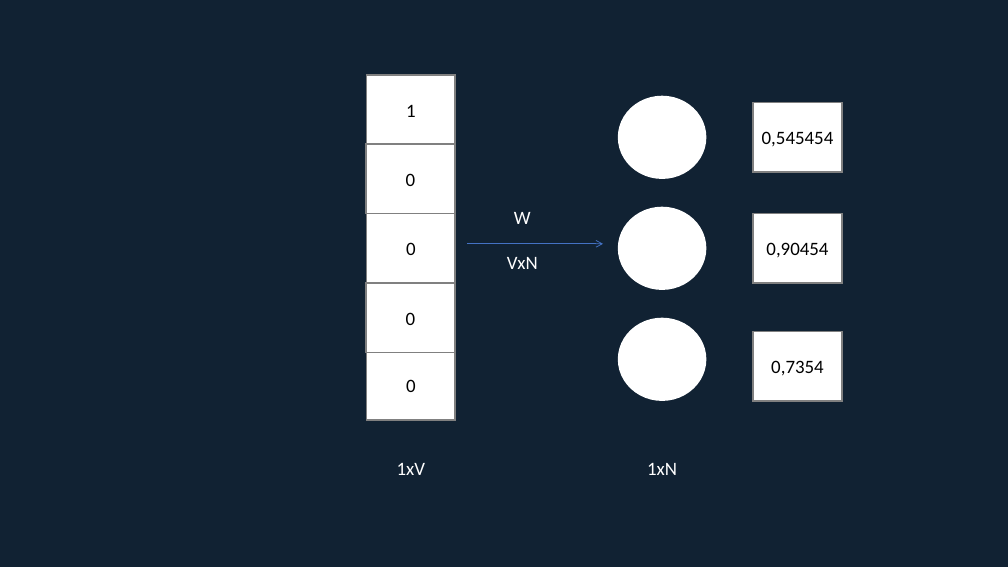
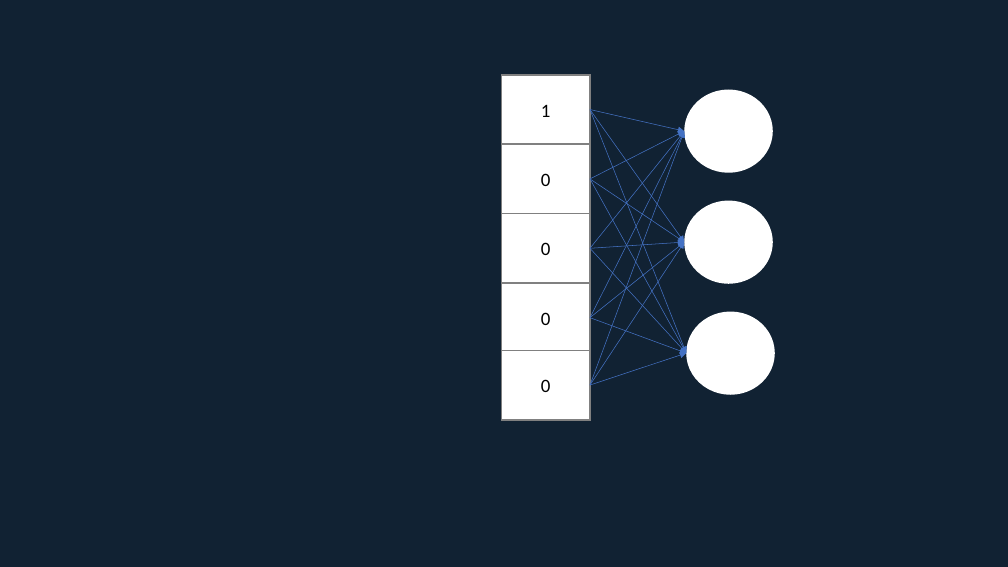
Before and after one commit to cfreemoser/talks, a slide deck: slide 11 of cem/img/vorlagen.pptx (slide 8 before the commit). Drawn at 1008x567 pixels with LibreOffice and Linux fonts; fonts in the diff are those of the drawing. Boxes give left, top, right and bottom in pixels: in the first picture for what was removed or moved away, otherwise in the second. Text is boxed around its words. In the diff, an @@ line names an element or a change of style, - is before the commit and + after.

```diff
--- a/cem/img/vorlagen.pptx
+++ b/cem/img/vorlagen.pptx
@@ 5 rectangles: place and size @@
-5 rectangles at (367, 75, 455, 420)
+5 rectangles at (501, 75, 590, 420)
@@ ellipse: place and size @@
-ellipse at (618, 96, 706, 179)
+ellipse at (684, 89, 773, 172)
@@ arrow added from (590, 110) to (684, 131), #4472C4 0.5 pt @@
@@ arrow added from (590, 110) to (684, 242), #4472C4 0.5 pt @@
@@ arrow added from (590, 110) to (687, 353), #4472C4 0.5 pt @@
@@ rectangle removed at (753, 103, 842, 172) @@
-0,545454
@@ rectangle removed at (366, 144, 454, 214) @@
-0
@@ arrow added from (590, 179) to (684, 131), #4472C4 0.5 pt @@
@@ arrow added from (590, 248) to (684, 131), #4472C4 0.5 pt @@
@@ arrow added from (590, 318) to (684, 131), #4472C4 0.5 pt @@
@@ arrow added from (590, 385) to (684, 131), #4472C4 0.5 pt @@
@@ arrow added from (590, 179) to (684, 242), #4472C4 0.5 pt @@
@@ arrow added from (590, 179) to (687, 353), #4472C4 0.5 pt @@
@@ ellipse: place and size @@
-ellipse at (618, 206, 706, 290)
+ellipse at (684, 200, 773, 284)
@@ text removed at (507, 212, 538, 269) @@
-W
-VxN
@@ rectangle removed at (753, 214, 842, 284) @@
-0,90454
@@ arrow removed from (467, 244) to (603, 244) @@
@@ arrow added from (590, 318) to (684, 242), #4472C4 0.5 pt @@
@@ arrow added from (590, 385) to (684, 242), #4472C4 0.5 pt @@
@@ arrow added from (590, 248) to (684, 242), #4472C4 0.5 pt @@
@@ arrow added from (590, 248) to (687, 353), #4472C4 0.5 pt @@
@@ rectangle removed at (366, 283, 454, 352) @@
-0
@@ arrow added from (590, 318) to (687, 353), #4472C4 0.5 pt @@
@@ ellipse: place and size @@
-ellipse at (618, 318, 706, 401)
+ellipse at (687, 312, 775, 395)
@@ arrow added from (590, 385) to (687, 353), #4472C4 0.5 pt @@
@@ rectangle removed at (753, 332, 842, 402) @@
-0,7354
@@ text removed at (397, 463, 425, 475) @@
-1xV
@@ text removed at (647, 463, 677, 475) @@
-1xN
```
Also in this commit, not shown: 9 other slides changed, 3 slides added, 2 other files.
